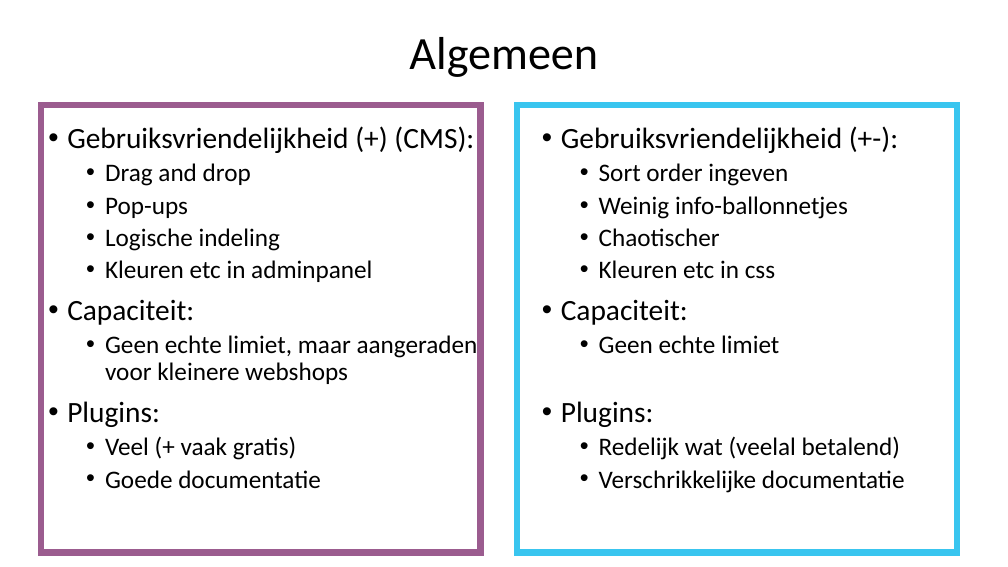
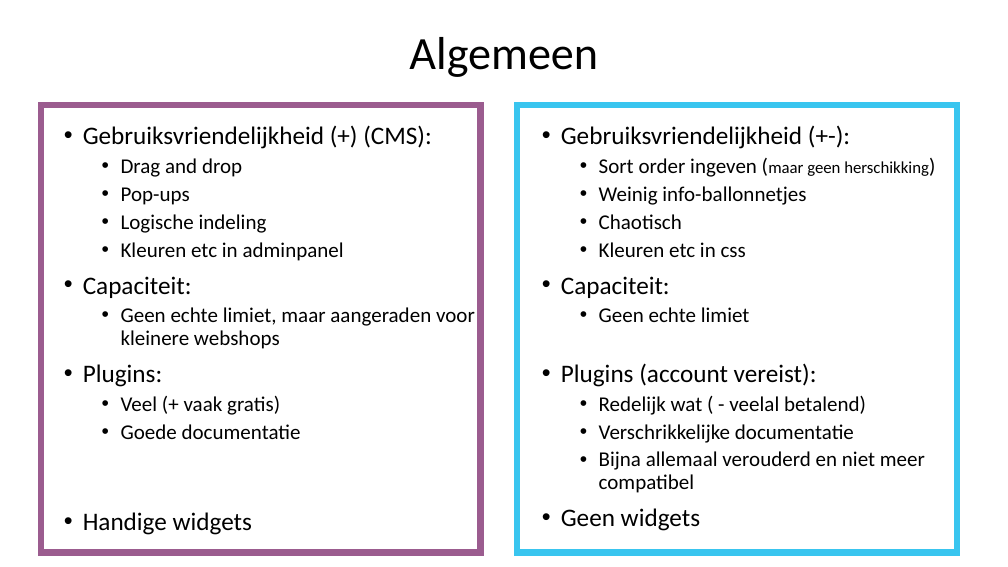
Before and after one commit to SarahJehin/WebResearch, a slide deck: slide 3 of vergelijkende_studie/Vergelijkende studie.pptx (slide 17 before the commit). Drawn at 1008x567 pixels with LibreOffice and Linux fonts; fonts in the diff are those of the drawing. Boxes give left, top, right and bottom in pixels: in the first picture for what was removed or moved away, otherwise in the second. Text is boxed around its words. In the diff, an @@ line names an element or a change of style, - is before the commit and + after.

```diff
--- a/vergelijkende_studie/Vergelijkende studie.pptx
+++ b/vergelijkende_studie/Vergelijkende studie.pptx
@@ text "Gebruiksvriendelijkheid (+) (CMS):": place and size @@
-text "Gebruiksvriendelijkheid (+) (CMS):" at [67,126,478,488]
+text "Gebruiksvriendelijkheid (+) (CMS):" at [83,125,475,535]
@@ text at [83,125,475,439]: size 28 to 24 pt in "Gebruiksvriendelijkheid (+) (CMS):", "Capaciteit:", "Plugins:"; size 24 to 20 pt in "Drag and drop", "Pop-ups", "Logische indeling", "Kleuren etc in adminpanel" and 3 more places @@
@@ text at [561,126,854,443]: size 28 to 24 pt in "Gebruiksvriendelijkheid (+-):", "Capaciteit:"; size 24 to 20 pt in "Weinig info-ballonnetjes", "Kleuren etc in css", "Geen echte limiet", "Verschrikkelijke documentatie" @@
@@ text at [599,158,929,177]: text changed; size 24 to 16 pt @@
-  • Sort order ingeven
+  • Sort order ingeven (maar geen herschikking)
@@ text at [599,214,682,229]: text changed; size 24 to 20 pt @@
-  • Chaotischer
+  • Chaotisch
@@ text at [561,363,866,415]: text changed; size 24 to 20 pt @@
-• Plugins:
-  • Redelijk wat (veelal betalend)
+• Plugins (account vereist):
+  • Redelijk wat ( - veelal betalend)
@@ text at [561,451,925,531]: paragraphs added @@
+  • Bijna allemaal verouderd en niet meer compatibel
+• Geen widgets
@@ text at [83,512,252,535]: paragraph added @@
+• Handige widgets
```
Also in this commit, not shown: 6 other slides changed, 8 slides added, 3 slides removed, 2 other files.
